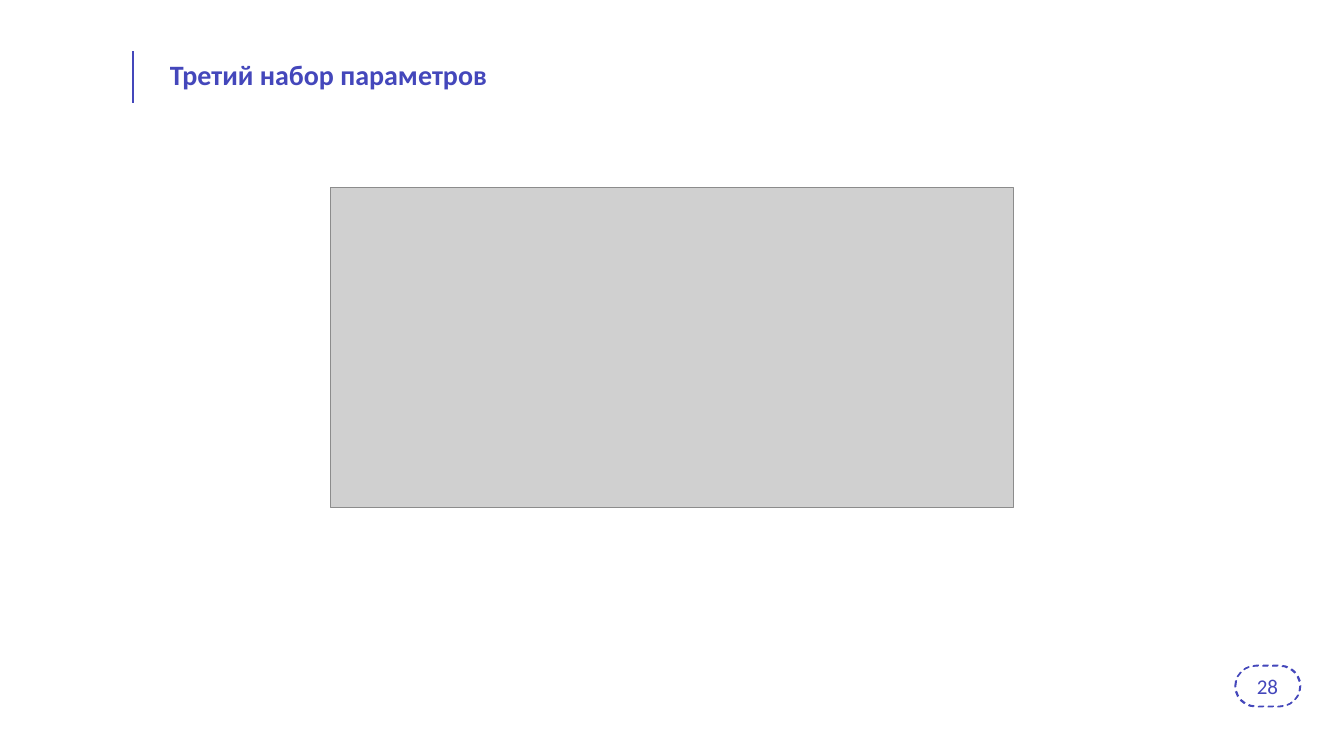
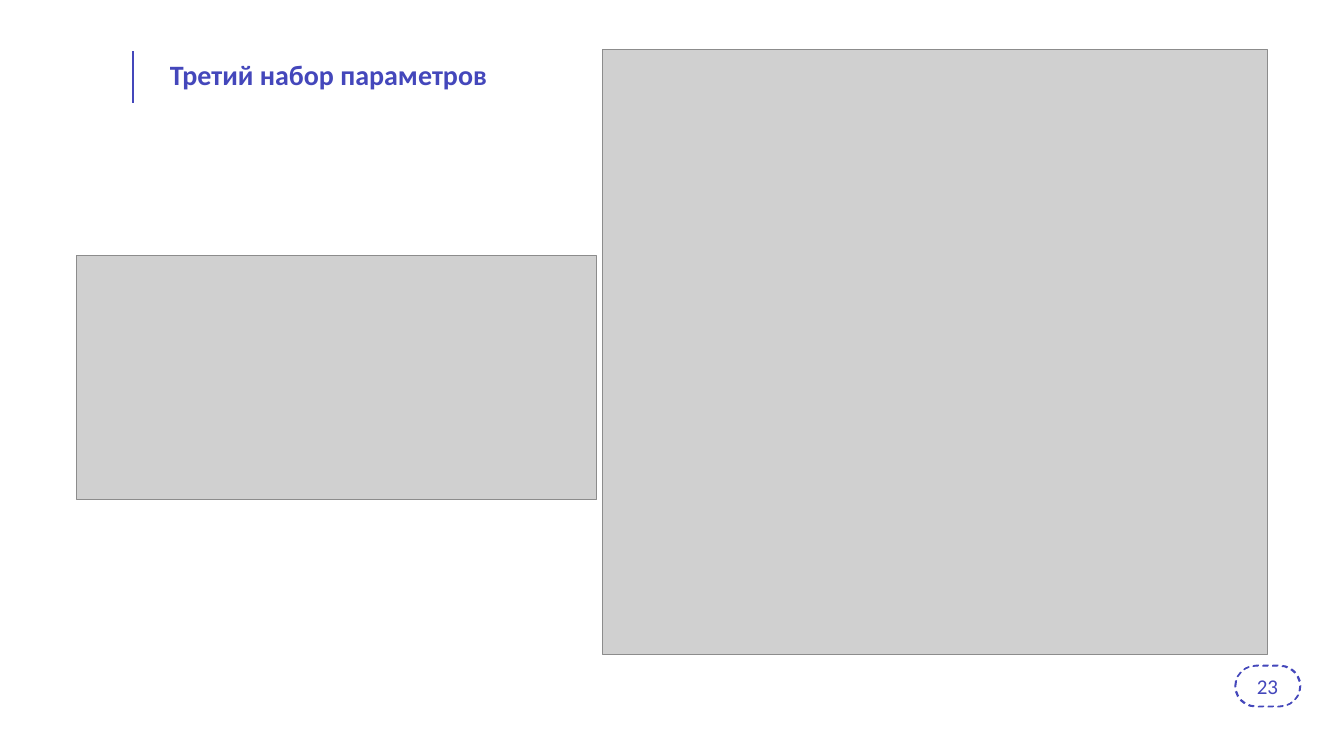
Before and after one commit to PytAZU/Diss, a slide deck: slide 23 of Шаблон_презентации_для_защит_ПИШ.pptx (slide 26 before the commit). Drawn at 1344x756 pixels with LibreOffice and Linux fonts; fonts in the diff are those of the drawing; grey boxes stand for pictures; background and template pictures are left out. Boxes give left, top, right and bottom in pixels: in the first picture for what was removed or moved away, otherwise in the second. Text is boxed around its words. In the diff, an @@ line names an element or a change of style, - is before the commit and + after.

```diff
--- a/Шаблон_презентации_для_защит_ПИШ.pptx
+++ b/Шаблон_презентации_для_защит_ПИШ.pptx
@@ picture added at bbox=[603, 49, 1267, 654] @@
@@ picture: place and size @@
-picture at bbox=[331, 188, 1013, 508]
+picture at bbox=[77, 256, 597, 500]
@@ text at bbox=[1257, 680, 1278, 694]: text changed @@
-28
+23
```
Also in this commit, not shown: 17 other slides changed, 4 slides removed, 1 other file.
